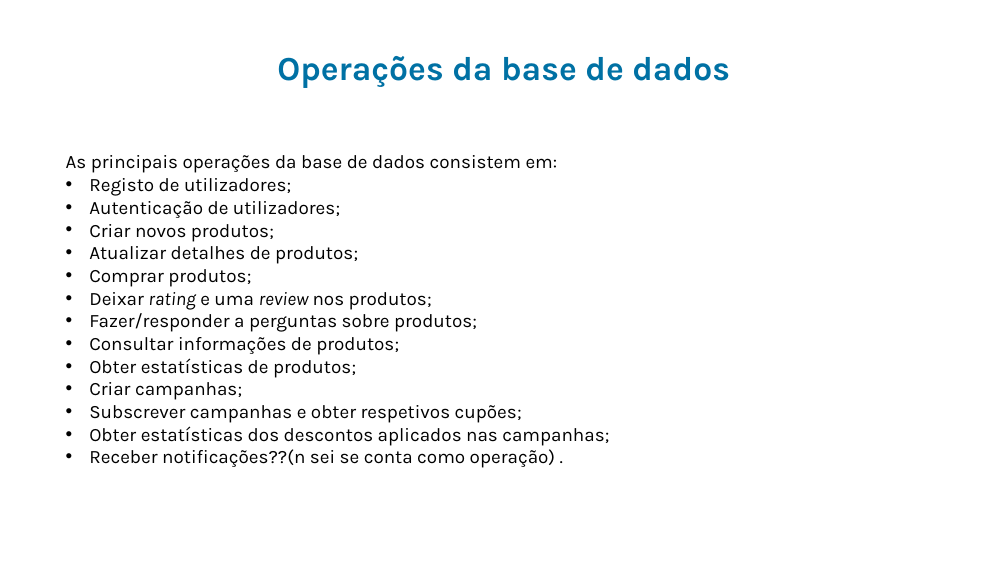
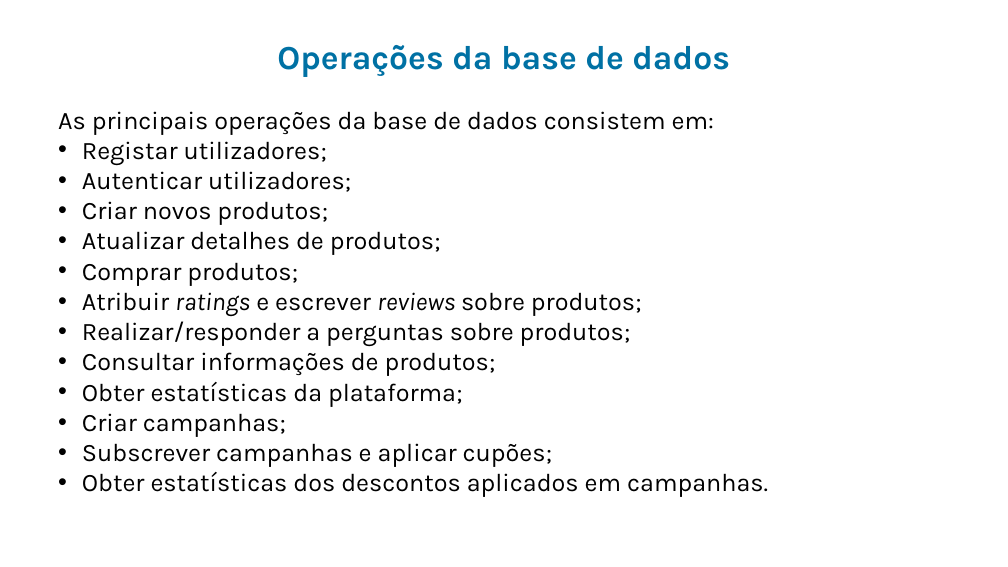
Before and after one commit to goncaloalmeida19/projeto-de-bd, a slide deck: slide 5 of Apresentação.pptx. Drawn at 1008x567 pixels with LibreOffice and Linux fonts; fonts in the diff are those of the drawing; background and template pictures are left out. Boxes give left, top, right and bottom in pixels: in the first picture for what was removed or moved away, otherwise in the second. Text is boxed around its words. In the diff, an @@ line names an element or a change of style, - is before the commit and + after.

```diff
--- a/Apresentação.pptx
+++ b/Apresentação.pptx
@@ text "Operações da base de dados": place and size @@
-text "Operações da base de dados" at [277, 56, 730, 88]
+text "Operações da base de dados" at [277, 45, 730, 77]
@@ text "As principais operações da base ...": place and size @@
-text "As principais operações da base ..." at [66, 155, 609, 468]
+text "As principais operações da base ..." at [58, 111, 768, 497]
@@ text at [58, 111, 714, 437]: size 18 to 24 pt in "As principais operações da base de dados ...", "Criar novos produtos;", "Atualizar detalhes de produtos;", "Comprar produtos;" and 2 more places; alignment left to justified @@
@@ text at [82, 141, 351, 192]: text changed; size 18 to 24 pt @@
-• Registo de utilizadores;
-• Autenticação de utilizadores;
+• Registar utilizadores;
+• Autenticar utilizadores;
@@ text at [82, 292, 642, 347]: text changed; size 18 to 24 pt @@
-• Deixar rating e uma review nos produtos;
-• Fazer/responder a perguntas sobre produtos;
+• Atribuir ratings e escrever reviews sobre produtos;
+• Realizar/responder a perguntas sobre produtos;
@@ text at [82, 382, 463, 407]: text changed; size 18 to 24 pt @@
-• Obter estatísticas de produtos;
+• Obter estatísticas da plataforma;
@@ text at [82, 443, 768, 497]: text changed; size 18 to 24 pt @@
-• Subscrever campanhas e obter respetivos cupões;
-• Obter estatísticas dos descontos aplicados nas campanhas;
-• Receber notificações??(n sei se conta como operação) .
+• Subscrever campanhas e aplicar cupões;
+• Obter estatísticas dos descontos aplicados em campanhas.
```
Also in this commit, not shown: 4 other slides changed.
